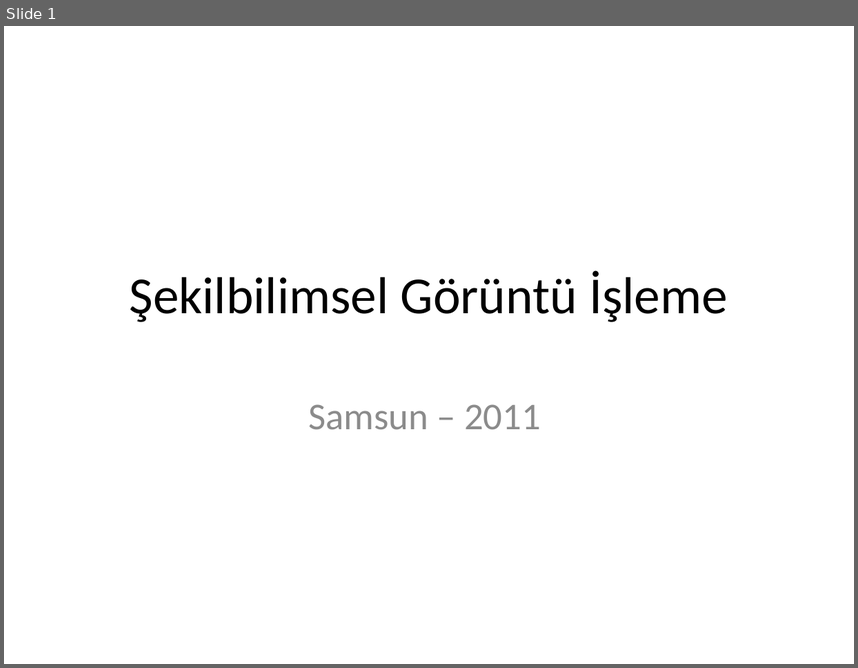
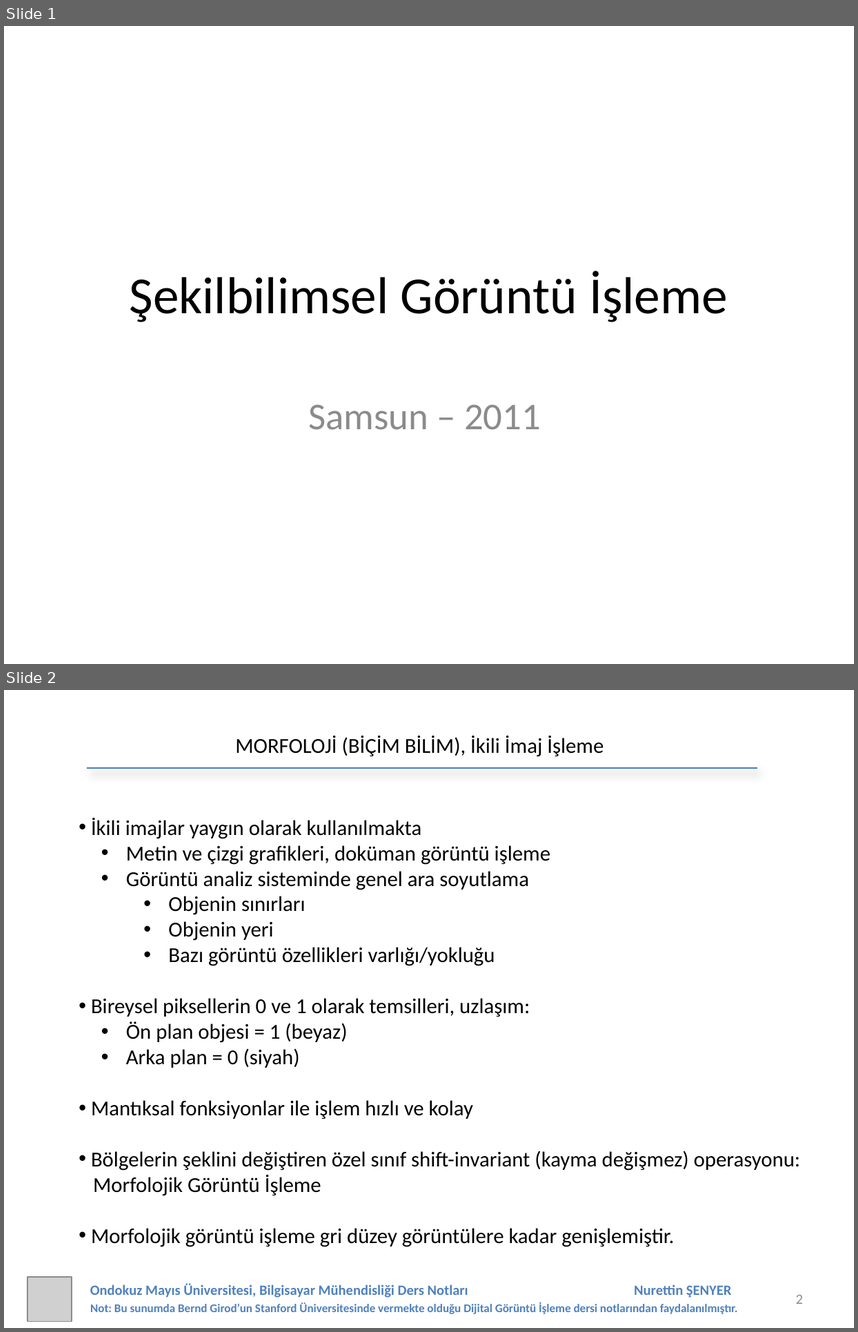
Before and after one commit to 19ceng/ce401dip, a slide deck: 07-morph/07-morph.pptx. Shown one above the other, each under a label of ours: slide 1 before the commit, slides 1 and 2 after it. The pictures are 858x668 and 858x1332 pixels, drawn with LibreOffice and Linux fonts; fonts in the diff are those of the drawing; grey boxes stand for pictures. Boxes give left, top, right and bottom in pixels: in the first picture for what was removed or moved away, otherwise in the second. Text is boxed around its words. In the diff, an @@ line names an element or a change of style, - is before the commit and + after.

```diff
--- a/07-morph/07-morph.pptx
+++ b/07-morph/07-morph.pptx
@@ slide 2 added at (4, 690, 854, 1328), background #FFFFFF @@
@@ text added at (235, 736, 604, 757), 18 pt, text #000000 @@
+MORFOLOJİ (BİÇİM BİLİM), İkili İmaj İşleme
@@ line added from (87, 768) to (757, 768), #4B7EBC 1.25 pt @@
@@ text added at (91, 818, 800, 1247), 18 pt, text #000000 @@
+• İkili imajlar yaygın olarak kullanılmakta
+  • Metin ve çizgi grafikleri, doküman görüntü işleme
+  • Görüntü analiz sisteminde genel ara soyutlama
+    • Objenin sınırları
+    • Objenin yeri
+    • Bazı görüntü özellikleri varlığı/yokluğu
+• Bireysel piksellerin 0 ve 1 olarak temsilleri, uzlaşım:
+  • Ön plan objesi = 1 (beyaz)
+  • Arka plan = 0 (siyah)
+• Mantıksal fonksiyonlar ile işlem hızlı ve kolay
+• Bölgelerin şeklini değiştiren özel sınıf shift-invariant (kayma değişmez) operasyonu:
+Morfolojik Görüntü İşleme
+• Morfolojik görüntü işleme gri düzey görüntülere kadar genişlemiştir.
@@ picture added at (27, 1276, 72, 1321) @@
@@ text added at (90, 1283, 738, 1314), 10 pt, text #4F81BD, bold @@
+Ondokuz Mayıs Üniversitesi, Bilgisayar Mühendisliği Ders Notları Nurettin ŞENYER
+Not: Bu sunumda Bernd Girod’un Stanford Üniversitesinde vermekte olduğu Dijital Görüntü İşleme dersi notlarından faydalanılmıştır.
@@ page number added at (796, 1294, 803, 1303), 12 pt, text #8C8C8C @@
+2
```
Also in this commit, not shown: 4 slides changed, 27 other slides added, 4 slides removed, 1 other file.
